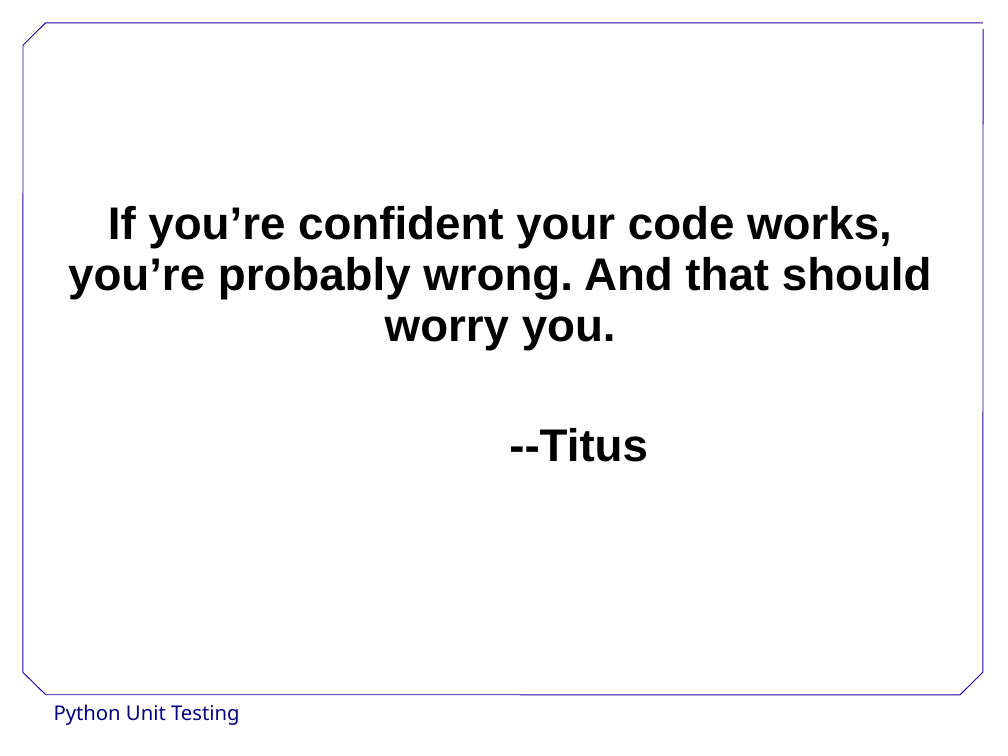
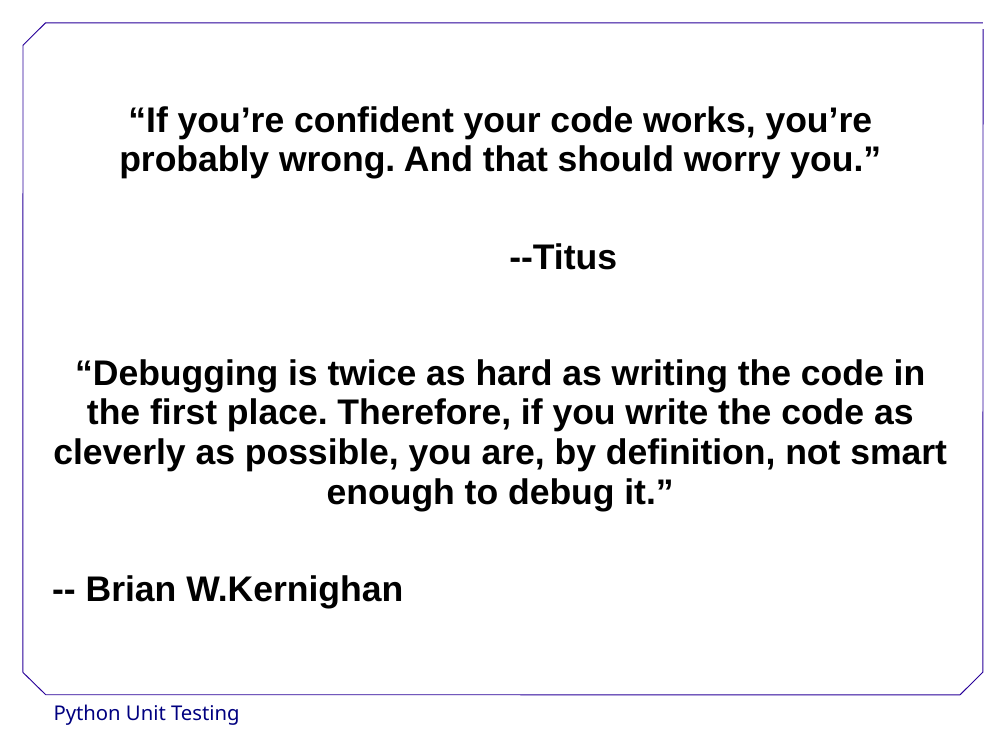
Before and after one commit to DevasenaInupakutika/2014-06-25-Reading, a slide deck: slide 2 of Python-Unit-Testing.ppt. Drawn at 1008x756 pixels with LibreOffice and Linux fonts; fonts in the diff are those of the drawing; background and template pictures are left out. Boxes give left, top, right and bottom in pixels: in the first picture for what was removed or moved away, otherwise in the second. Text is boxed around its words. In the diff, an @@ line names an element or a change of style, - is before the commit and + after.

```diff
--- a/Python-Unit-Testing.ppt
+++ b/Python-Unit-Testing.ppt
@@ text "“If you’re confident your code ...": place and size @@
-text "“If you’re confident your code ..." at (68, 206, 932, 462)
+text "“If you’re confident your code ..." at (53, 106, 947, 608)
@@ text at (119, 106, 881, 179): text changed; size 36 to 28 pt @@
-If you’re confident your code works, you’re probably wrong. And that should worry you.
+“If you’re confident your code works, you’re probably wrong. And that should worry you.”
@@ text at (509, 243, 617, 270): size 36 to 28 pt in "--Titus" @@
@@ text at (53, 359, 947, 608): paragraphs added @@
+“Debugging is twice as hard as writing the code in the first place. Therefore, if you write the code as cleverly as possible, you are, by definition, not smart enough to debug it.”
+-- Brian W.Kernighan
```
Also in this commit, not shown: 3 slides added.
